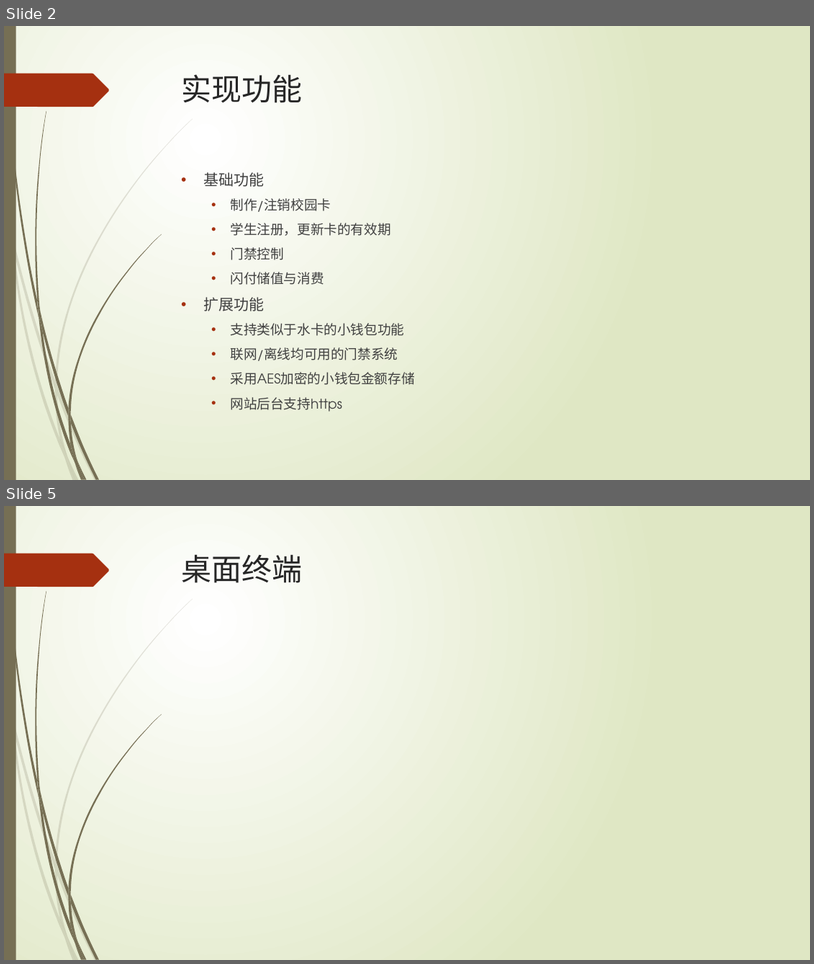
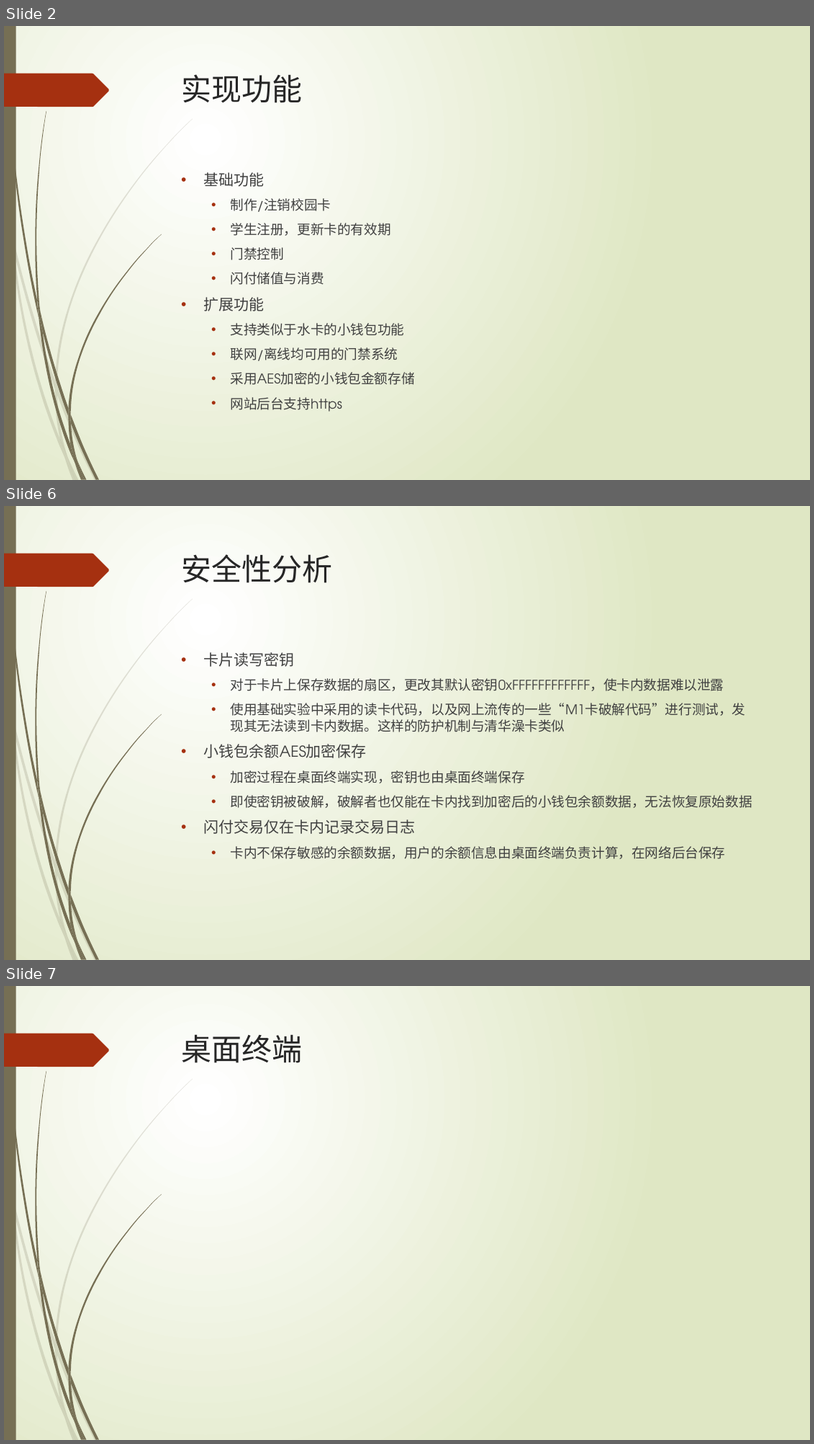
Before and after one commit to lizeyan/Card, a slide deck: pre.pptx. Shown one above the other, each under a label of ours: slides 2 and 5 before the commit, slides 2, 6 and 7 after it; the slides between them are not shown. The pictures are 814x964 and 814x1444 pixels, drawn with LibreOffice and Linux fonts; fonts in the diff are those of the drawing. Boxes give left, top, right and bottom in pixels: in the first picture for what was removed or moved away, otherwise in the second. Text is boxed around its words. In the diff, an @@ line names an element or a change of style, - is before the commit and + after.

```diff
--- a/pre.pptx
+++ b/pre.pptx
@@ slide 6 added at bbox=[4, 506, 810, 960], background gradient #FFFFFF to #DFE8C4; not listed: 24 template elements that a slide beside it also shows @@
@@ title added at bbox=[182, 554, 333, 583], 36 pt, text #262626 @@
+安全性分析
@@ text added at bbox=[204, 652, 753, 859], 16 pt, text #404040 @@
+• 卡片读写密钥
+  • 对于卡片上保存数据的扇区，更改其默认密钥0xFFFFFFFFFFFF，使卡内数据难以泄露
+  • 使用基础实验中采用的读卡代码，以及网上流传的一些“M1卡破解代码”进行测试，发现其无法读到卡内数据。这样的防护机制与清华澡卡类似
+• 小钱包余额AES加密保存
+  • 加密过程在桌面终端实现，密钥也由桌面终端保存
+  • 即使密钥被破解，破解者也仅能在卡内找到加密后的小钱包余额数据，无法恢复原始数据
+• 闪付交易仅在卡内记录交易日志
+  • 卡内不保存敏感的余额数据，用户的余额信息由桌面终端负责计算，在网络后台保存
@@ what was slide 5 is now slide 7 @@
```
Also in this commit, not shown: 1 slide changed, 2 other slides added, 1 slide removed, 1 other file.
